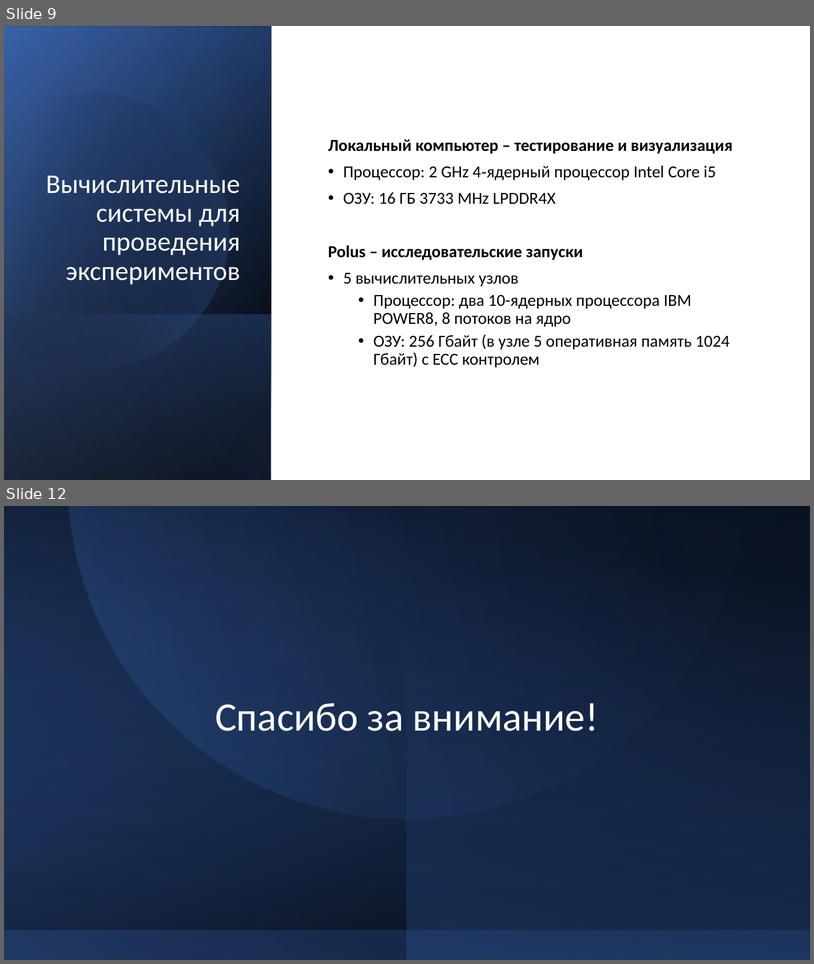
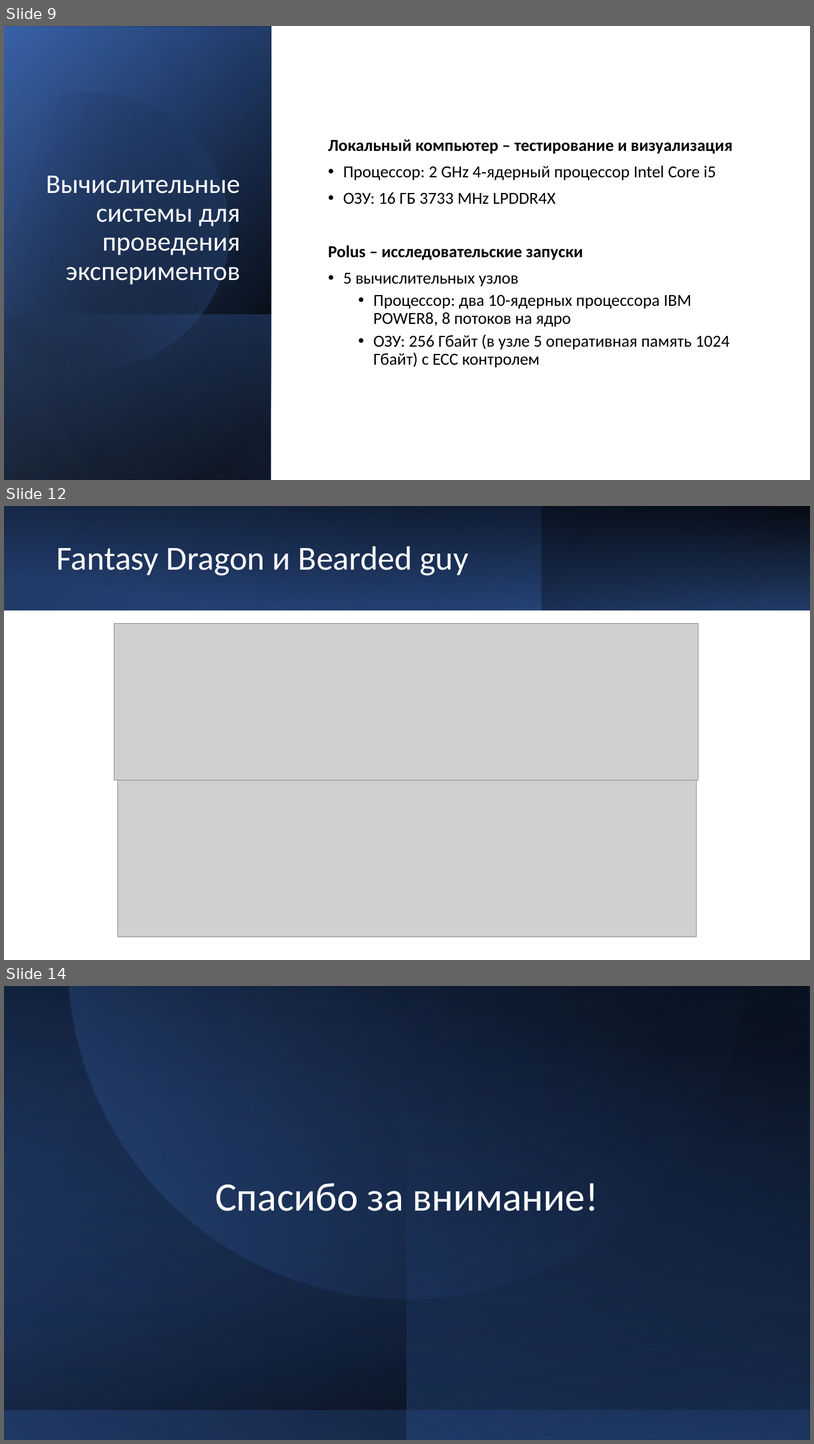
Before and after one commit to Arbuz-Nick/SpecSem, a slide deck: Диплом/Диплом.pptx. Shown one above the other, each under a label of ours: slides 9 and 12 before the commit, slides 9, 12 and 14 after it; the slides between them are not shown. The pictures are 814x964 and 814x1444 pixels, drawn with LibreOffice and Linux fonts; fonts in the diff are those of the drawing; grey boxes stand for pictures. Boxes give left, top, right and bottom in pixels: in the first picture for what was removed or moved away, otherwise in the second. Text is boxed around its words. In the diff, an @@ line names an element or a change of style, - is before the commit and + after.

```diff
--- a/Диплом/Диплом.pptx
+++ b/Диплом/Диплом.pptx
@@ slide 12 added at [4, 506, 810, 960], background #FFFFFF @@
@@ rectangle added at [4, 506, 810, 610], fill gradient #203864 to #2F5597 @@
@@ rectangle added at [4, 507, 810, 610], fill gradient #000000 @@
@@ rectangle added at [257, 506, 542, 610], fill gradient #4472C4 to #203864 @@
@@ rectangle added at [542, 506, 810, 610], fill gradient #203864 to #4472C4 @@
@@ title added at [56, 546, 469, 576], 40 pt, text #FFFFFF @@
+Fantasy Dragon и Bearded guy
@@ picture added at [114, 624, 699, 780] @@
@@ picture added at [118, 780, 697, 937] @@
@@ what was slide 12 is now slide 14 @@
```
Also in this commit, not shown: 8 slides changed, 1 other slide added, 9 other files.
